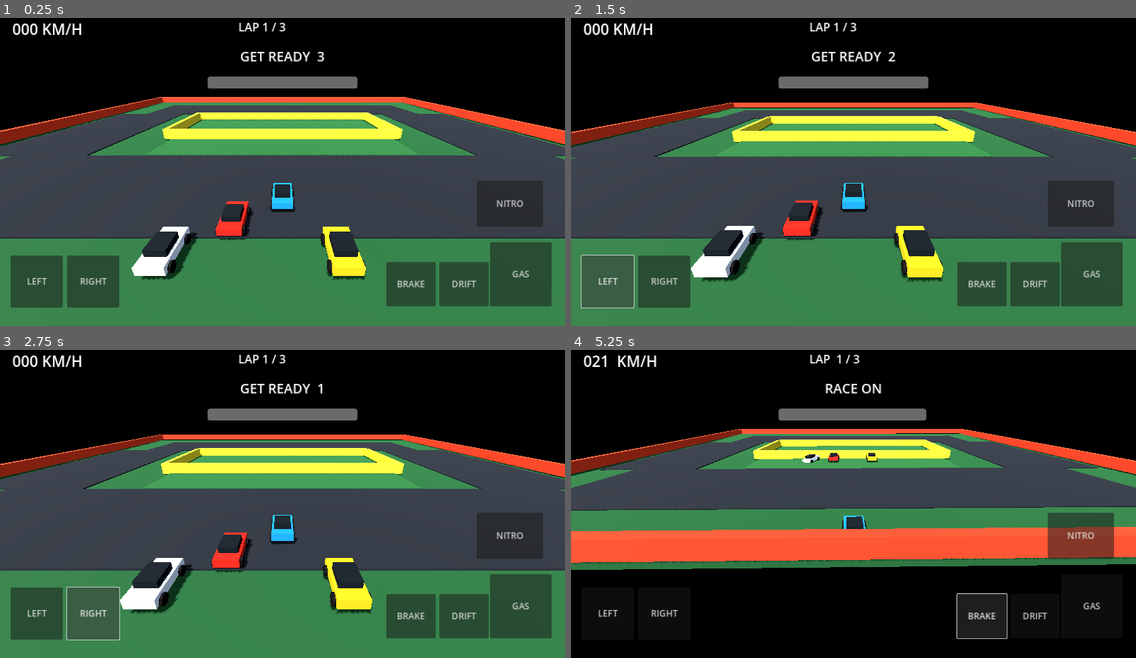
Above: before the commit, frames 1-4 (two rows, left to right).
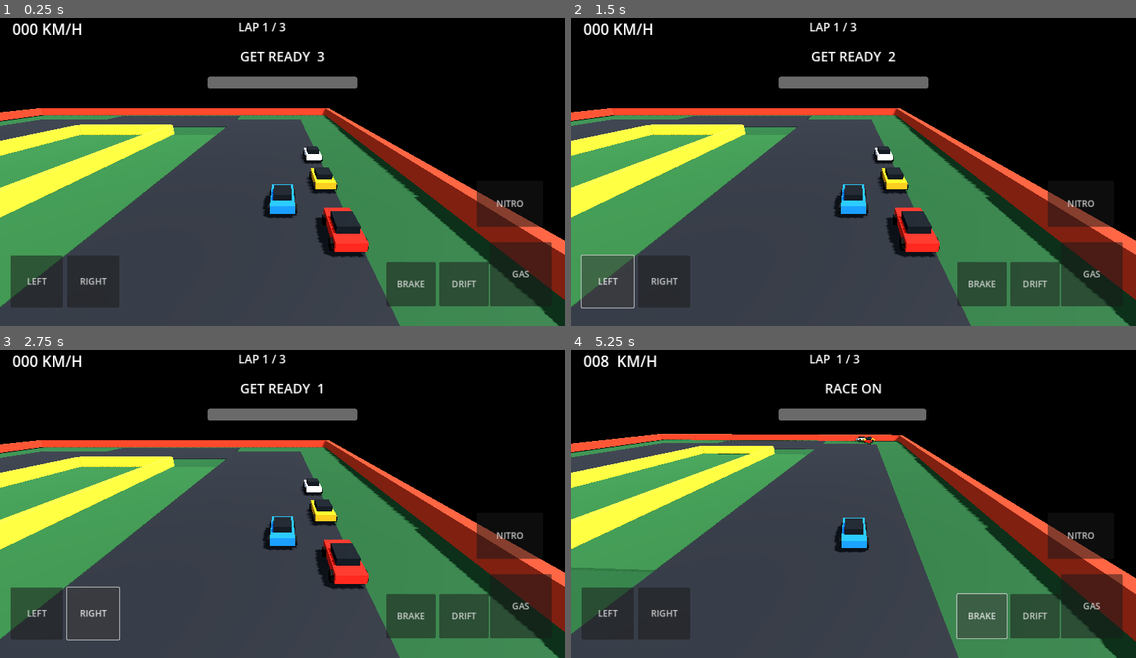
Above: after the commit, the same moments.

Repository: ramzyanime0309-hub/battlezone-offline-Choose-Public-an
Game: Godot game, scene res://scenes/race.tscn
Same seed, same stepped clock (60 frames per second), same inputs: the game is played once before the commit and once after it.
Inputs:
- Up to frame 1 (0.25 s): no input
- Up to frame 2 (1.5 s): hold D 0.53-1.25 s; hold Shift 0.53-1.25 s; tap Space at 0.77 s; click "LEFT" at 1.25 s
- Up to frame 3 (2.75 s): click "RIGHT" at 2 s
- Up to frame 4 (5.25 s): click "BRAKE" at 2.75 s; hold S 3.53-4.28 s; tap Shift at 3.6, 5.1 s; tap Space at 3.77 s; hold D 4.28-5.03 s; hold Shift 4.28-5.03 s; hold W from 5.03 s (still down)

The runs differ from the first frame. In frame 1, 54% of the frame differs, in the area x 0-100%, y 25-100%; in frame 2, 53%; in frame 3, 53%; in frame 4, 64%, in the area x 0-100%, y 1-100%.

Commit message:
Fix 3D race flow and add Godot headless validation

Diff:
--- a/DeathRaceGodot/project.godot
+++ b/DeathRaceGodot/project.godot
@@ -12,7 +12,7 @@
 window/size/window_width_override=1280
 window/size/window_height_override=720
 window/stretch/mode="canvas_items"
-window/handheld/orientation=1
+window/handheld/orientation=0
 
 [rendering]
 renderer/rendering_method="gl_compatibility"
--- a/DeathRaceGodot/scripts/car_controller.gd
+++ b/DeathRaceGodot/scripts/car_controller.gd
@@ -5,6 +5,7 @@
 @export var reverse_force: float = 15.0
 @export var max_speed: float = 54.0
 @export var steering_force: float = 8.5
+@export_range(0.25, 1.0, 0.05) var high_speed_steering: float = 0.62
 @export var grip: float = 7.0
 @export var nitro_force: float = 62.0
 @export var is_ai: bool = false
@@ -41,10 +42,10 @@
 		throttle = ai_input.x
 		steer = ai_input.y
 	else:
-		throttle = float(controls["accelerate"] or Input.is_key_pressed(KEY_W) or Input.is_key_pressed(KEY_UP))
+		throttle = 1.0 if controls["accelerate"] or Input.is_key_pressed(KEY_W) or Input.is_key_pressed(KEY_UP) else 0.0
 		if controls["brake"] or Input.is_key_pressed(KEY_S) or Input.is_key_pressed(KEY_DOWN):
 			throttle = -1.0
-		steer = float(controls["right"] or Input.is_key_pressed(KEY_D) or Input.is_key_pressed(KEY_RIGHT)) - float(controls["left"] or Input.is_key_pressed(KEY_A) or Input.is_key_pressed(KEY_LEFT))
+		steer = (1.0 if controls["right"] or Input.is_key_pressed(KEY_D) or Input.is_key_pressed(KEY_RIGHT) else 0.0) - (1.0 if controls["left"] or Input.is_key_pressed(KEY_A) or Input.is_key_pressed(KEY_LEFT) else 0.0)
 		boosting = controls["nitro"] or Input.is_key_pressed(KEY_SHIFT)
 		drifting = controls["drift"] or Input.is_key_pressed(KEY_SPACE)
 
@@ -62,7 +63,10 @@
 			apply_central_force(forward * reverse_force * throttle * mass)
 
 	if absf(steer) > 0.01 and speed_factor > 0.03:
-		apply_torque(Vector3.UP * steer * steering_force * speed_factor * mass * 0.12 * signf(forward_speed if absf(forward_speed) > 0.5 else 1.0))
+		var speed_ratio := clampf(absf(forward_speed) / max_speed, 0.0, 1.0)
+		var steering_limit := lerpf(1.0, high_speed_steering, speed_ratio)
+		# Positive input means right; negative Y torque turns a forward-moving car right.
+		apply_torque(Vector3.UP * -steer * steering_force * speed_factor * steering_limit * mass * 0.12 * signf(forward_speed if absf(forward_speed) > 0.5 else 1.0))
 
 	var lateral_speed := linear_velocity.dot(right)
 	var active_grip := grip * (0.28 if drifting else 1.0)
--- a/DeathRaceGodot/scripts/race_manager.gd
+++ b/DeathRaceGodot/scripts/race_manager.gd
@@ -1,12 +1,12 @@
 extends Node3D
 
-const CAR_SCRIPT = preload("res://scripts/car_controller.gd")
 const TRACK_ROUTE: Array[Vector3] = [
-	Vector3(0, 0, -27), Vector3(39, 0, -27), Vector3(39, 0, 27),
-	Vector3(-39, 0, 27), Vector3(-39, 0, -27), Vector3(0, 0, -27)
+	# Start/finish is on the south straight; the race proceeds east, north, west, then south.
+	Vector3(0, 0, 27), Vector3(39, 0, 27), Vector3(39, 0, -27),
+	Vector3(-39, 0, -27), Vector3(-39, 0, 27), Vector3(0, 0, 27)
 ]
 
-var player: RigidBody3D
+var player: DeathRaceCar
 var follow_camera: Camera3D
 var speed_label: Label
 var lap_label: Label
@@ -36,8 +36,10 @@
 		if countdown <= 0.0:
 			race_started = true
 			player.race_enabled = true
-			for rival in get_tree().get_nodes_in_group("rivals"):
-				rival.race_enabled = true
+			for rival_node in get_tree().get_nodes_in_group("rivals"):
+				var rival := rival_node as DeathRaceCar
+				if rival != null:
+					rival.race_enabled = true
 			status_label.text = "RACE ON"
 	if race_started and not finished:
 		elapsed += delta
@@ -111,29 +113,30 @@
 	add_child(body)
 
 func _build_cars() -> void:
-	player = _make_car("Player", Vector3(0, 0.65, 31), Color(0.08, 0.48, 0.95), false)
+	player = _make_car("Player", Vector3(-5.0, 0.65, 31.0), Color(0.08, 0.48, 0.95), false)
 	player.race_enabled = false
-	var rival_specs := [
-		["Rival Red", Vector3(-4.0, 0.65, 34.5), Color(0.88, 0.12, 0.08), 0.78],
-		["Rival Gold", Vector3(4.0, 0.65, 38.0), Color(0.95, 0.62, 0.08), 0.74],
-		["Rival White", Vector3(-8.0, 0.65, 38.0), Color(0.82, 0.86, 0.9), 0.76]
-	]
-	for spec in rival_specs:
-		var rival := _make_car(spec[0], spec[1], spec[2], true)
-		rival.ai_speed = spec[3]
-		rival.race_enabled = false
-		rival.add_to_group("rivals")
-
-func _make_car(label: String, pos: Vector3, color: Color, ai: bool) -> RigidBody3D:
-	var car := RigidBody3D.new()
+	_make_rival("Rival Red", Vector3(-9.0, 0.65, 35.0), Color(0.88, 0.12, 0.08), 0.78)
+	_make_rival("Rival Gold", Vector3(-1.0, 0.65, 35.0), Color(0.95, 0.62, 0.08), 0.74)
+	_make_rival("Rival White", Vector3(7.0, 0.65, 35.0), Color(0.82, 0.86, 0.9), 0.76)
+
+func _make_rival(label: String, pos: Vector3, color: Color, speed: float) -> void:
+	var rival := _make_car(label, pos, color, true)
+	rival.ai_speed = speed
+	rival.waypoint_index = 1
+	rival.race_enabled = false
+	rival.add_to_group("rivals")
+
+func _make_car(label: String, pos: Vector3, color: Color, ai: bool) -> DeathRaceCar:
+	var car := DeathRaceCar.new()
 	car.name = label
 	car.position = pos
+	# The start/finish straight runs east, so all cars line up facing +X.
+	car.rotation.y = -PI / 2.0
 	car.mass = 1150.0
 	car.gravity_scale = 0.0
 	car.linear_damp = 0.16
 	car.angular_damp = 4.0
 	car.continuous_cd = true
-	car.set_script(CAR_SCRIPT)
 	car.is_ai = ai
 	car.waypoints = TRACK_ROUTE.duplicate()
 
@@ -179,13 +182,20 @@
 	follow_camera.current = true
 	follow_camera.fov = 72.0
 	add_child(follow_camera)
-	follow_camera.global_position = player.global_position + Vector3(0, 13, 19)
-	follow_camera.look_at(player.global_position + Vector3(0, 0, -7), Vector3.UP)
+	var initial_offset := player.global_transform.basis * Vector3(0, 9, 16)
+	var initial_look := player.global_transform.basis * Vector3(0, 0.8, -5)
+	follow_camera.global_position = player.global_position + initial_offset
+	follow_camera.look_at(player.global_position + initial_look, Vector3.UP)
 
 func _update_camera(delta: float) -> void:
-	var desired := player.global_position + player.global_transform.basis * Vector3(0, 10, 18)
-	follow_camera.global_position = follow_camera.global_position.lerp(desired, clampf(delta * 4.0, 0.0, 1.0))
-	follow_camera.look_at(player.global_position + Vector3(0, 0.8, -5), Vector3.UP)
+	var speed_ratio := clampf(player.linear_velocity.length() / player.max_speed, 0.0, 1.0)
+	var camera_offset := Vector3(0, 9.0 + speed_ratio * 1.5, 16.0 + speed_ratio * 4.0)
+	var desired := player.global_position + player.global_transform.basis * camera_offset
+	var smoothing := 1.0 - exp(-delta * 5.0)
+	follow_camera.global_position = follow_camera.global_position.lerp(desired, smoothing)
+	var look_ahead := Vector3(0, 0.8, -(5.0 + speed_ratio * 4.0))
+	follow_camera.look_at(player.global_position + player.global_transform.basis * look_ahead, Vector3.UP)
+	follow_camera.fov = lerpf(72.0, 82.0, speed_ratio)
 
 func _build_hud() -> void:
 	var layer := CanvasLayer.new()
--- /dev/null
+++ b/DeathRaceGodot/tests/smoke_test.gd
@@ -0,0 +1,47 @@
+extends SceneTree
+
+func _initialize() -> void:
+	call_deferred("_run_smoke_test")
+
+func _run_smoke_test() -> void:
+	var packed_scene := load("res://scenes/race.tscn") as PackedScene
+	if packed_scene == null:
+		push_error("SMOKE TEST FAILED: could not load res://scenes/race.tscn")
+		quit(1)
+		return
+
+	var race_root := packed_scene.instantiate() as Node3D
+	if race_root == null:
+		push_error("SMOKE TEST FAILED: main scene root is not Node3D")
+		quit(1)
+		return
+
+	root.add_child(race_root)
+	await process_frame
+
+	var player := race_root.get_node_or_null("Player") as DeathRaceCar
+	if player == null:
+		push_error("SMOKE TEST FAILED: Player node or DeathRaceCar script is missing")
+		quit(1)
+		return
+
+	var rivals := get_nodes_in_group("rivals")
+	if rivals.size() != 3:
+		push_error("SMOKE TEST FAILED: expected 3 AI rivals, found %d" % rivals.size())
+		quit(1)
+		return
+
+	var camera := race_root.get_node_or_null("Camera3D") as Camera3D
+	if camera == null or not camera.current:
+		push_error("SMOKE TEST FAILED: active chase camera is missing")
+		quit(1)
+		return
+
+	await create_timer(3.25).timeout
+	if not player.race_enabled:
+		push_error("SMOKE TEST FAILED: race did not start after countdown")
+		quit(1)
+		return
+
+	print("SMOKE TEST PASSED: scene, player, 3 rivals, camera and countdown.")
+	quit(0)
Not shown, added: DeathRaceGodot/ASSET_CREDITS.md
